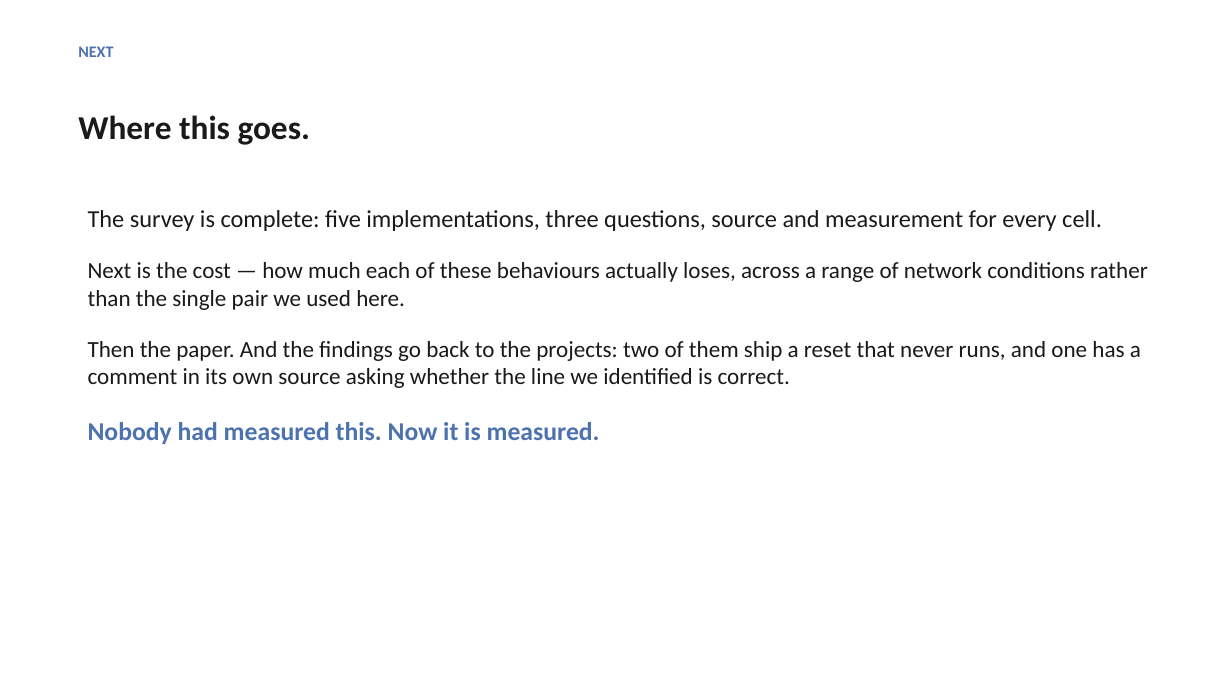
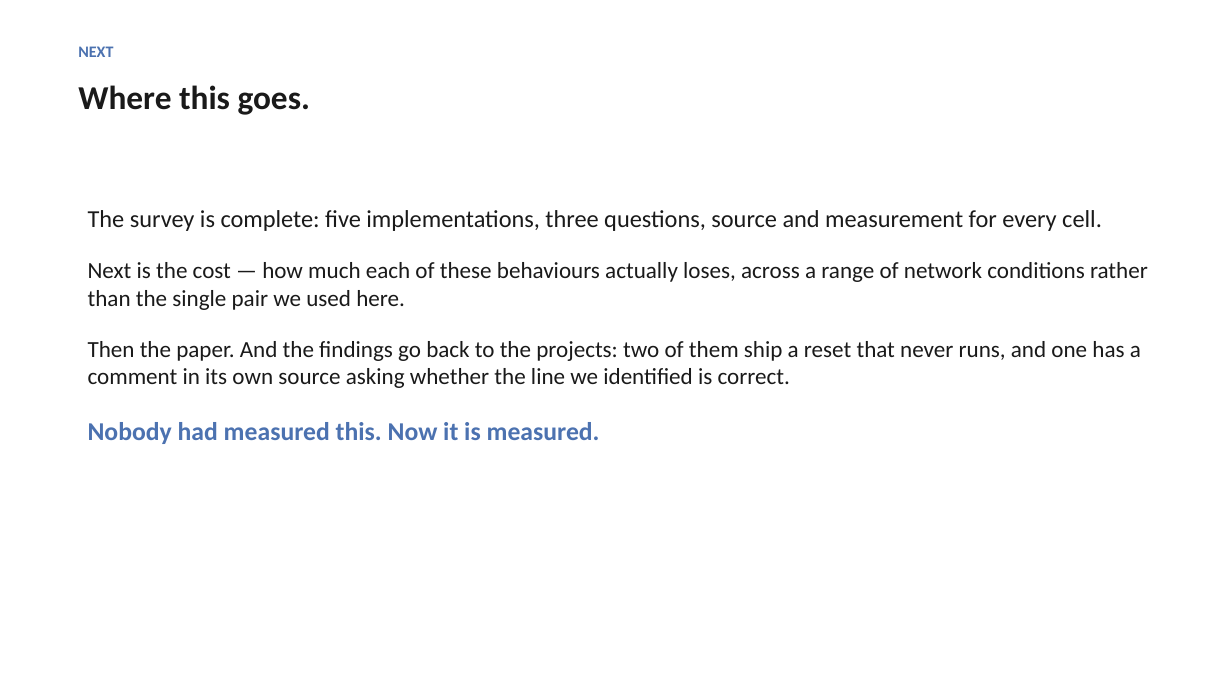
Before and after one commit to sivaahari/quic-congestion-control, a slide deck: slide 13 of phase2-deliverables/PhaseII_Review.pptx. Drawn at 1232x693 pixels with LibreOffice and Linux fonts; fonts in the diff are those of the drawing. Boxes give left, top, right and bottom in pixels: in the first picture for what was removed or moved away, otherwise in the second. Text is boxed around its words. In the diff, an @@ line names an element or a change of style, - is before the commit and + after.

```diff
--- a/phase2-deliverables/PhaseII_Review.pptx
+++ b/phase2-deliverables/PhaseII_Review.pptx
@@ text "Where this goes.": place and size @@
-text "Where this goes." at [78, 115, 310, 145]
+text "Where this goes." at [78, 85, 310, 115]
```
Also in this commit, not shown: 6 other slides changed, 10 other files.
